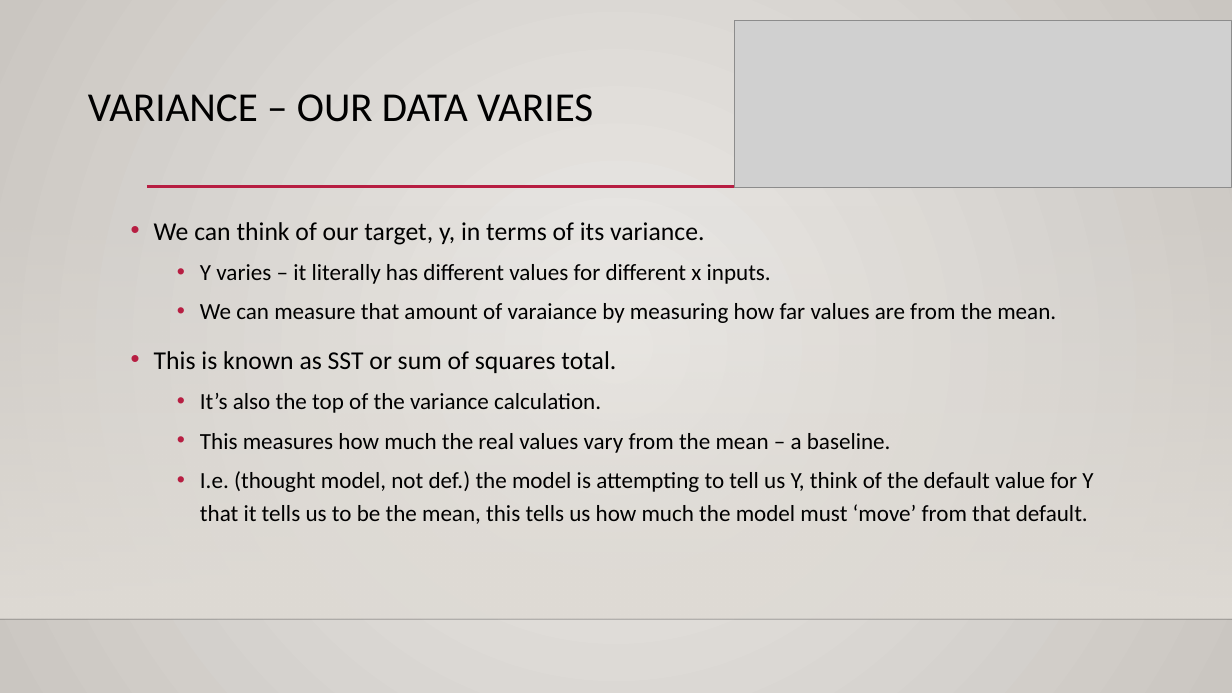
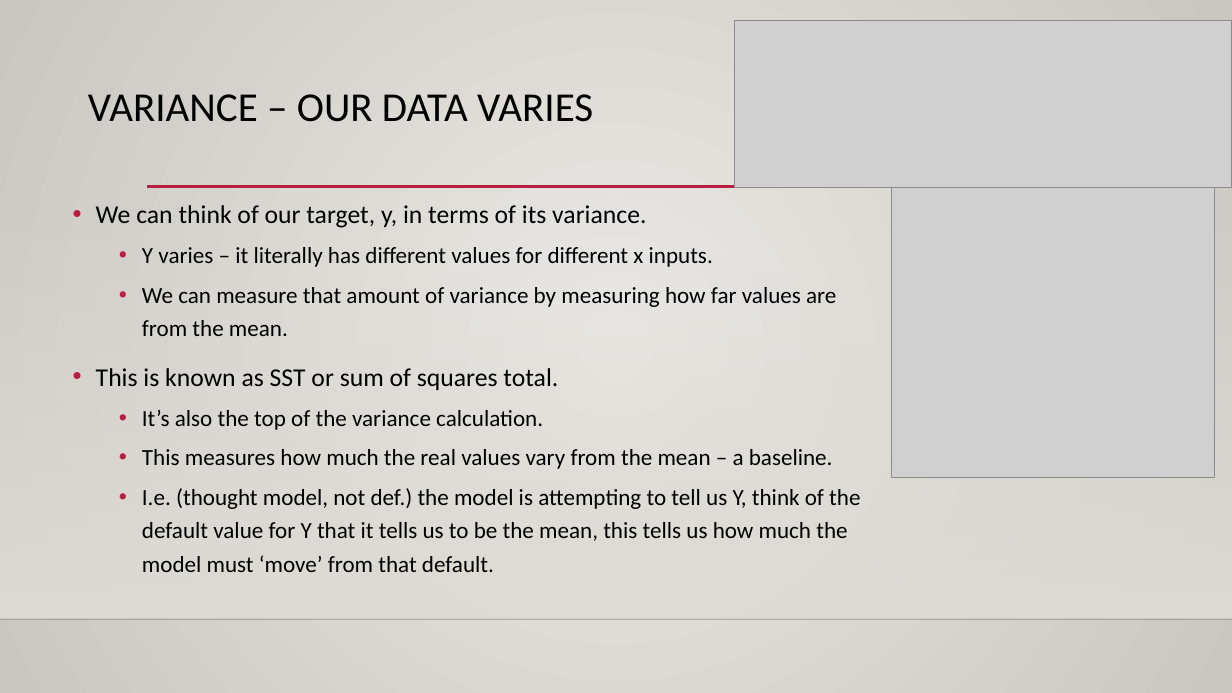
Before and after one commit to AkeemSemperDataScience/Basic_Stats_in_Python_Student_Repository, a slide deck: slide 10 of reference_material/slides/021_r_squared.pptx (slide 8 before the commit). Drawn at 1232x693 pixels with LibreOffice and Linux fonts; fonts in the diff are those of the drawing; grey boxes stand for pictures; background and template pictures are left out. Boxes give left, top, right and bottom in pixels: in the first picture for what was removed or moved away, otherwise in the second. Text is boxed around its words. In the diff, an @@ line names an element or a change of style, - is before the commit and + after.

```diff
--- a/reference_material/slides/021_r_squared.pptx
+++ b/reference_material/slides/021_r_squared.pptx
@@ text "We can think of our ...": place and size @@
-text "We can think of our ..." at bbox=[154, 222, 1093, 524]
+text "We can think of our ..." at bbox=[96, 205, 860, 572]
@@ picture added at bbox=[892, 188, 1214, 478] @@
@@ text at bbox=[142, 287, 836, 336]: text changed @@
-  • We can measure that amount of varaiance by measuring how far values are from the mean.
+  • We can measure that amount of variance by measuring how far values are from the mean.
```
Also in this commit, not shown: 7 other slides changed, 6 slides added, 5 other files.
